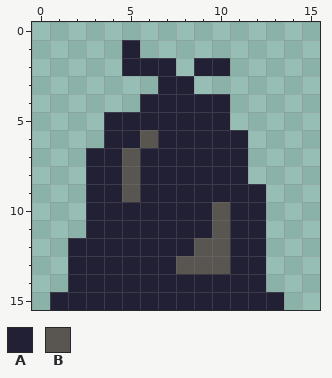
Pixel-art file -- assets/trash.aseprite. That is the earlier state.
16x16 pixels, 1 frame.
Palette (. is transparent): A #222034  B #595652
Pixels before, first column x 1:
 1 ....A........
 2 ....AAA.AA...
 3 ......AA.....
 4 .....AAAAA...
 5 ...AAAAAAA...
 6 ...AABAAAAA..
 7 ..AABAAAAAA..
 8 ..AABAAAAAA..
 9 ..AABAAAAAAA.
10 ..AAAAAAABAA.
11 ..AAAAAAABAA.
12 .AAAAAAABBAA.
13 .AAAAAABBBAA.
14 .AAAAAAAAAAA.
15 AAAAAAAAAAAAA
And afterwards:
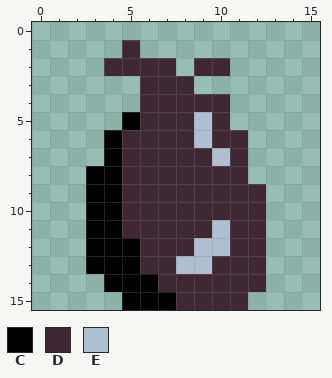
Colours new in this view: C #000000  D #3f2832  E #afbfd2
Difference:
Changed rows in their new state; - is an unchanged pixel.
first column x 1:
 1 ----D--------
 2 ---DDDD-DD---
 3 -----DDD-----
 4 -----DDDDD---
 5 ---.CDDDED---
 6 ---CDDDDEDD--
 7 --.CDDDDDED--
 8 --CCDDDDDDD--
 9 --CCDDDDDDDD-
10 --CCDDDDDDDD-
11 --CCDDDDDEDD-
12 -.CCCDDDEEDD-
13 -.CCCDDEEDDD-
14 -..CCCDDDDDD-
15 ....CCCDDDD..
Where, in picture pixels (left, top, right, bottom), the same in both pictures:
changed: (50, 40, 284, 310)
